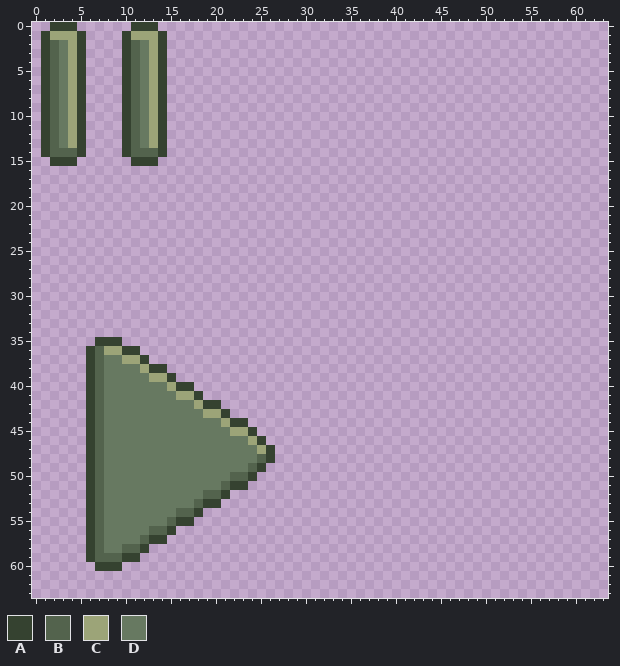
Two states of a pixel-art sprite, ip/Assets/sprits/Untitled 03-29-2025 01-46-47.png. Above is the file before it was changed.
Rulers count pixels.
Palette (. is transparent): A #354230  B #53634d  C #9ca478  D #677961
Pixels before (only the part around the change), first column x 29:
 0 ...................................
 1 ...................................
 2 ...................................
 3 ...................................
 4 ...................................
 5 ...................................
 6 ...................................
 7 ...................................
 8 ...................................
 9 ...................................
10 ...................................
11 ...................................
12 ...................................
13 ...................................
14 ...................................
15 ...................................
16 ...................................
17 ...................................
18 ...................................
19 ...................................
20 ...................................
21 ...................................
22 ...................................
23 ...................................
24 ...................................
25 ...................................
26 ...................................
27 ...................................
28 ...................................
29 ...................................
30 ...................................
31 ...................................
32 ...................................
33 ...................................
34 ...................................
35 ...................................
36 ...................................
37 ...................................
38 ...................................
39 ...................................
40 ...................................
41 ...................................
42 ...................................
43 ...................................
44 ...................................
45 ...................................
46 ...................................
47 ...................................
48 ...................................
49 ...................................
50 ...................................
51 ...................................
52 ...................................
53 ...................................
54 ...................................
55 ...................................
56 ...................................
57 ...................................
58 ...................................
59 ...................................
60 ...................................
61 ...................................
62 ...................................
63 ...................................
After:
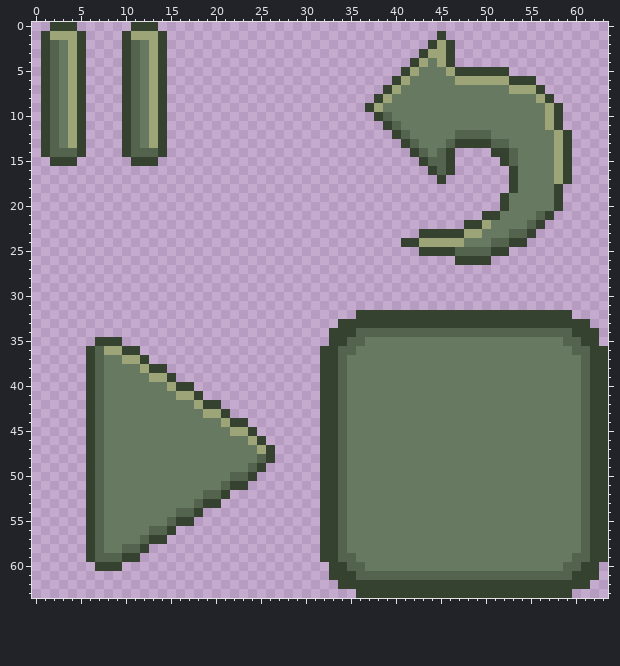
Change:
file 512x512 -> 1024x1024 pixels (blocks of 8x8 -> 16x16; one block is one cell here)
y 1: x 45 . -> A
y 2: x 44..46 ... -> ACA
y 3: x 43..46 .... -> ACCA
y 4: x 42..46 ..... -> ACDCA
y 5: x 41..52 ............ -> ACDDDCAAAAAA
y 6: x 40..55 ................ -> ACDDDDDCCCCCCAAA
y 7: x 39..56 .................. -> ACDDDDDDDDDDDDCCCA
y 8: x 38..57 .................... -> ACDDDDDDDDDDDDDDDDCA
y 9: x 37..58 ...................... -> ACDDDDDDDDDDDDDDDDDDCA
y 10: x 38..58 ..................... -> ABDDDDDDDDDDDDDDDDDCA
y 11: x 39..58 .................... -> ABDDDDDDDDDDDDDDDDCA
y 12: x 40..59 .................... -> ABDDDDDBBBBDDDDDDDCA
y 13: x 41..59 ................... -> ABDDDBAAAABBDDDDDCA
y 14: x 42..46 ..... -> ABDBA; x 51..59 ......... -> AABDDDDCA
y 15: x 43..46 .... -> ABBA; x 52..59 ........ -> ABDDDDCA
y 16: x 44..46 ... -> ABA; x 53..59 ....... -> ADDDDCA
y 17: x 45 . -> A; x 53..59 ....... -> ADDDDCA
y 18: x 53..58 ...... -> ADDDDA
y 19..20: x 52..58 ....... -> ADDDDDA
y 21: x 50..57 ........ -> AADDDDBA
y 22: x 48..56 ......... -> AACDDDDBA
y 23: x 43..55 ............. -> AAAAACCDDDBBA
y 24: x 41..54 .............. -> AACCCCCDDDBBAA
y 25: x 43..52 .......... -> AAAABBBBAA
y 26: x 47..50 .... -> AAAA
y 32: x 36..59 ........................ -> AAAAAAAAAAAAAAAAAAAAAAAA
y 33: x 34..61 ............................ -> AAAAAAAAAAAAAAAAAAAAAAAAAAAA
y 34: x 33..62 .............................. -> AAABBBBBBBBBBBBBBBBBBBBBBBBAAA
y 35: x 33..62 .............................. -> AABBDDDDDDDDDDDDDDDDDDDDDDBBAA
y 36: x 32..63 ................................ -> AABBDDDDDDDDDDDDDDDDDDDDDDDDBBAA
y 37..58: x 32..63 ................................ -> AABDDDDDDDDDDDDDDDDDDDDDDDDDDBAA
y 59: x 32..63 ................................ -> AABBDDDDDDDDDDDDDDDDDDDDDDDDBBAA
y 60: x 33..62 .............................. -> AABBDDDDDDDDDDDDDDDDDDDDDDBBAA
y 61: x 33..62 .............................. -> AAABBBBBBBBBBBBBBBBBBBBBBBBAAA
y 62: x 34..61 ............................ -> AAAAAAAAAAAAAAAAAAAAAAAAAAAA
y 63: x 36..59 ........................ -> AAAAAAAAAAAAAAAAAAAAAAAA
Where, in picture pixels (left, top, right, bottom), the same in both pictures:
added: (365, 31, 572, 265)
added: (320, 310, 608, 598)
